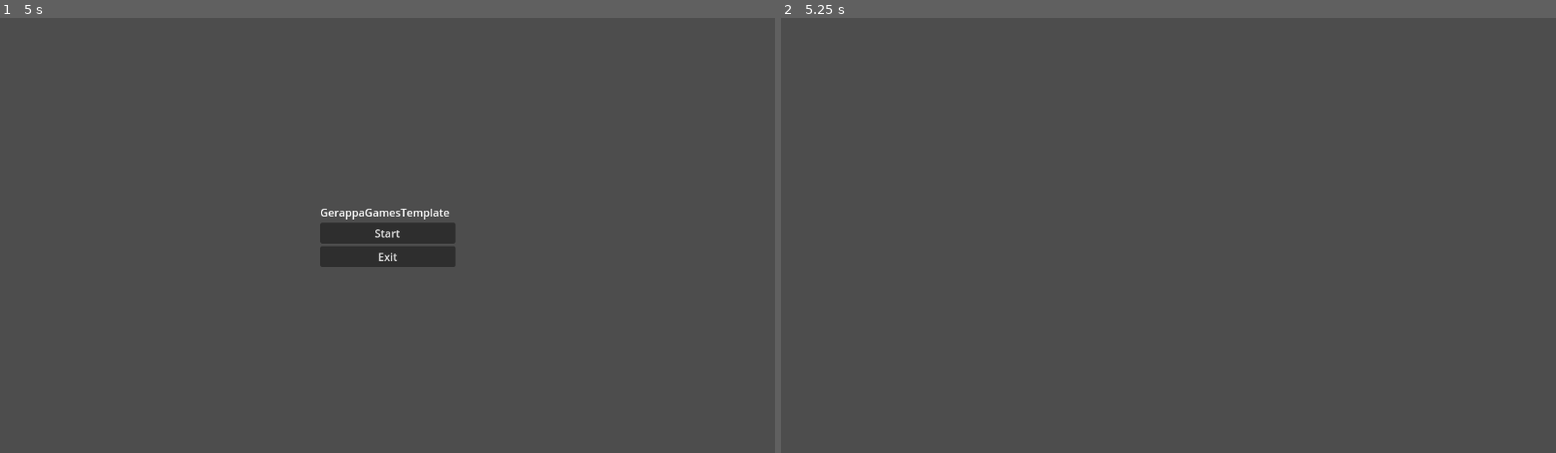
Above: before the commit, frames 1-2 (left to right).
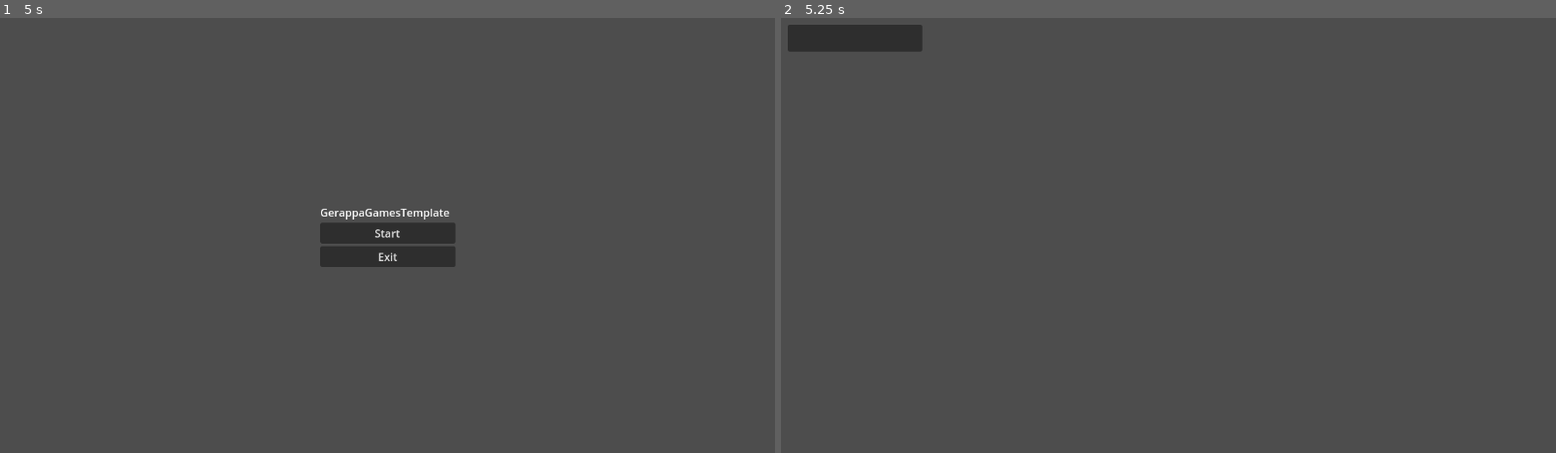
Above: after the commit, the same moments.

Repository: danigeri/AnchorAndAlmanac
Game: Godot game, scene res://Intro/intro.tscn
The game is run twice, just before and just after one commit, with the same random seed, the same clock (stepped at 60 frames per second) and the same inputs. Video files are missing from this copy of the repository; at most half a second of black plays in their place.
Inputs:
- Up to frame 1 (5 s): tap Enter at 0.5, 2, 3.5 s; tap Space at 1.25, 2.75, 4.25 s
- Up to frame 2 (5.25 s): click "Start" at 5 s

Frame 1 is identical in both runs. In frame 2, 1.0% of the frame differs, in the area x 0-19%, y 1-8%.

Commit message:
UI node and empty debug panel added.

Diff:
--- a/game_loop.tscn
+++ b/game_loop.tscn
@@ -1,6 +1,30 @@
 [gd_scene load_steps=2 format=3 uid="uid://cp03gm3dbew5m"]
 
-[ext_resource type="Script" path="res://game_loop.gd" id="1_7f3si"]
+[ext_resource type="Script" uid="uid://dw8mem4hdxy6f" path="res://game_loop.gd" id="1_7f3si"]
 
 [node name="GameLoop" type="Node2D"]
 script = ExtResource("1_7f3si")
+
+[node name="Ship" type="Sprite2D" parent="."]
+
+[node name="UserInterface" type="Control" parent="."]
+layout_mode = 3
+anchors_preset = 0
+offset_right = 40.0
+offset_bottom = 40.0
+
+[node name="DebugPanel" type="Panel" parent="UserInterface"]
+custom_minimum_size = Vector2(200, 0)
+layout_mode = 0
+offset_left = 10.0
+offset_top = 10.0
+offset_right = 210.0
+offset_bottom = 50.0
+
+[node name="MarginContainer" type="MarginContainer" parent="UserInterface/DebugPanel"]
+layout_mode = 0
+offset_right = 40.0
+offset_bottom = 40.0
+
+[node name="VBoxContainer" type="VBoxContainer" parent="UserInterface/DebugPanel/MarginContainer"]
+layout_mode = 2
Not shown, changed: .gitignore
